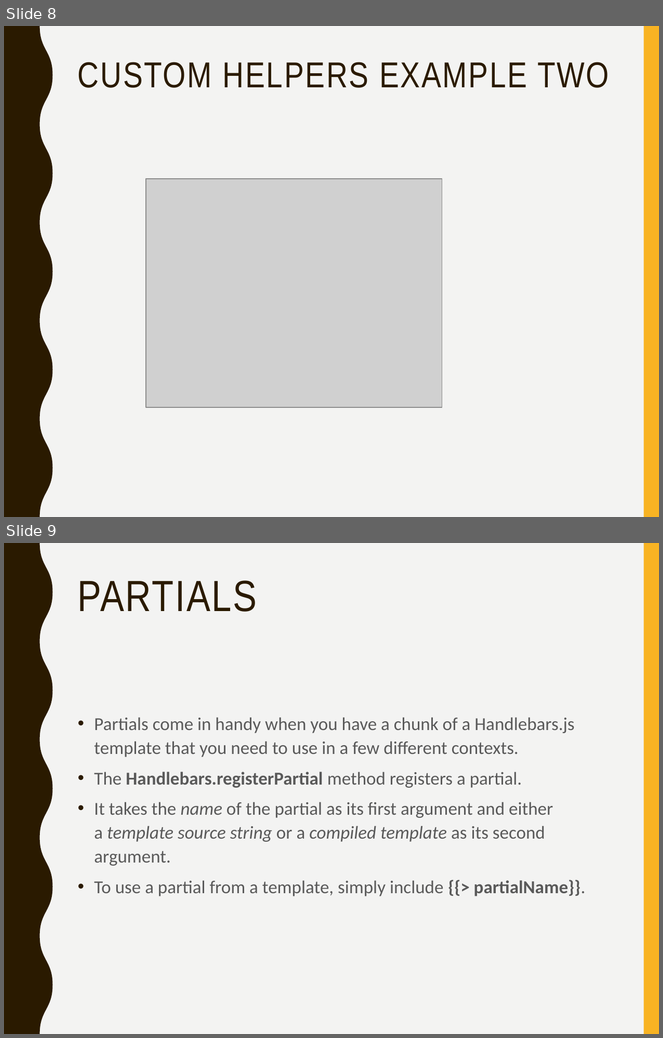
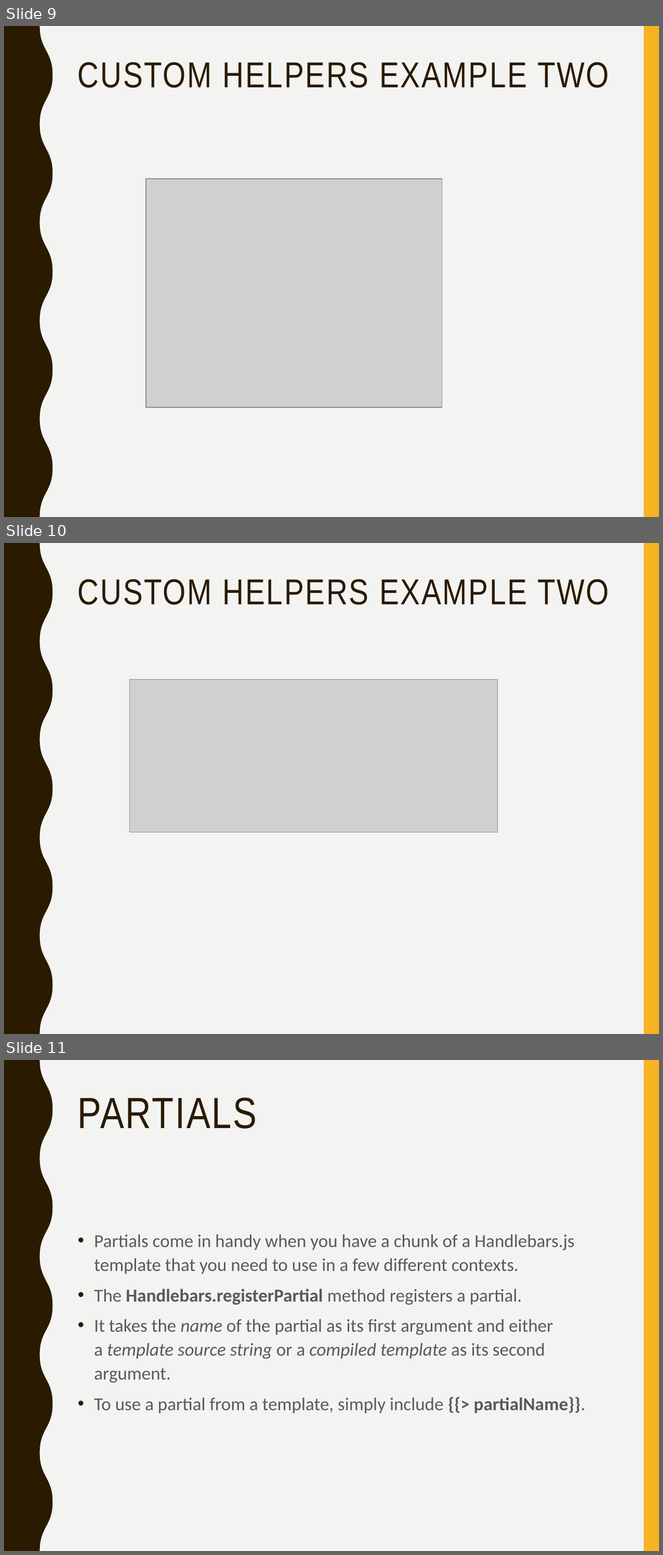
Before and after one commit to mlyngweb1/Website-Development-2-src, a slide deck: topic-10-Handlebars-2/talk-1/talk-1.pptx. Shown one above the other, each under a label of ours: slides 8 and 9 before the commit, slides 9, 10 and 11 after it. The pictures are 663x1038 and 663x1555 pixels, drawn with LibreOffice and Linux fonts; fonts in the diff are those of the drawing; grey boxes stand for pictures. Boxes give left, top, right and bottom in pixels: in the first picture for what was removed or moved away, otherwise in the second. Text is boxed around its words. In the diff, an @@ line names an element or a change of style, - is before the commit and + after.

Commit message:
Change topic 10 example

```diff
--- a/topic-10-Handlebars-2/talk-1/talk-1.pptx
+++ b/topic-10-Handlebars-2/talk-1/talk-1.pptx
@@ slide 10 added at bbox=[4, 543, 659, 1034], background #F3F3F2; not listed: 2 template elements that a slide beside it also shows @@
@@ title added at bbox=[78, 579, 609, 605], 39.6 pt, text #2A1A00 @@
+CUSTOM HELPERS EXAMPLE TWO
@@ picture added at bbox=[130, 679, 498, 832] @@
@@ what was slide 8 is now slide 9 @@
@@ what was slide 9 is now slide 11 @@
```
Also in this commit, not shown: 2 slides changed, 2 other slides added, 6 other files.
